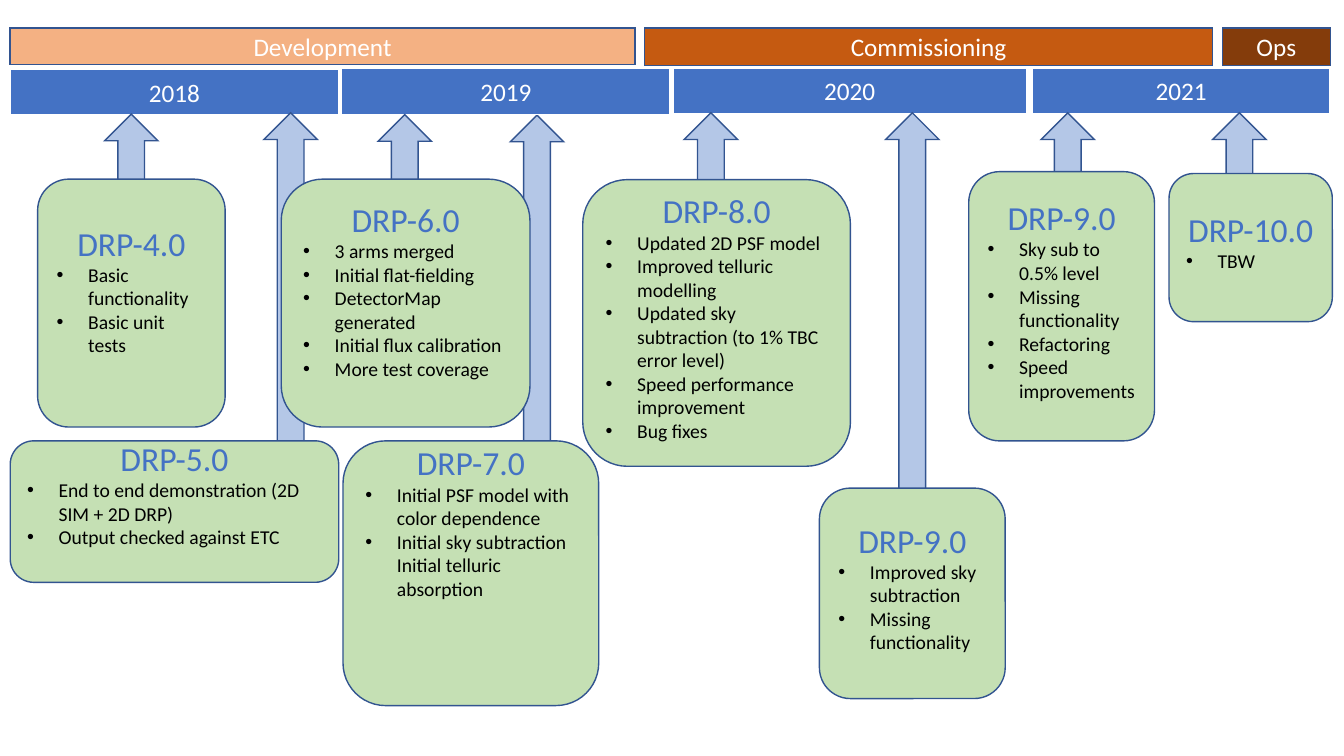
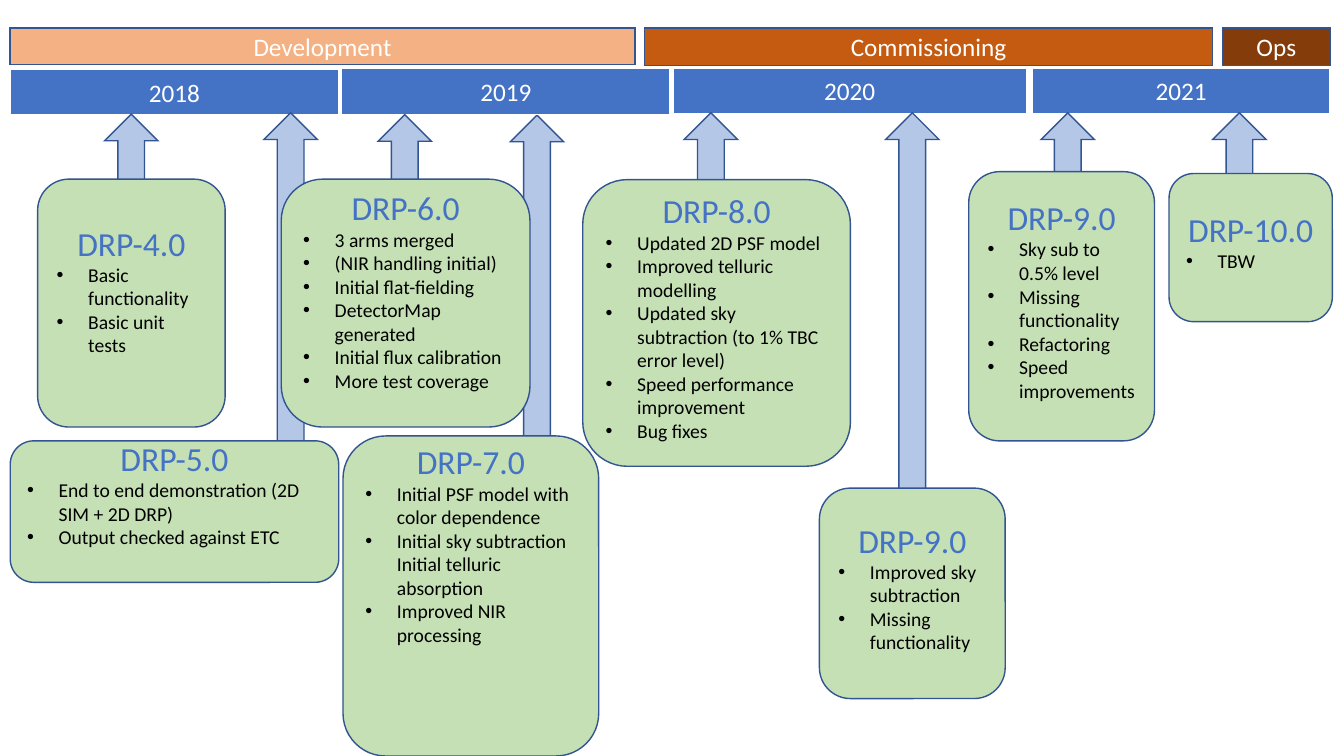
Before and after one commit to hassanxp/Shanghai2018, a slide deck: slide 10 of presentation-drp-plan/2DDRP-PresentationShanghai2018.pptx (slide 11 before the commit). Drawn at 1344x756 pixels with LibreOffice and Linux fonts; fonts in the diff are those of the drawing. Boxes give left, top, right and bottom in pixels: in the first picture for what was removed or moved away, otherwise in the second. Text is boxed around its words. In the diff, an @@ line names an element or a change of style, - is before the commit and + after.

```diff
--- a/presentation-drp-plan/2DDRP-PresentationShanghai2018.pptx
+++ b/presentation-drp-plan/2DDRP-PresentationShanghai2018.pptx
@@ text in rounded rectangle at bbox=[335, 256, 497, 274]: paragraph added @@
+• (NIR handling initial)
@@ rounded rectangle "DRP-7.0": place and size @@
-rounded rectangle "DRP-7.0" at bbox=[343, 441, 599, 706]
+rounded rectangle "DRP-7.0" at bbox=[343, 436, 599, 756]
@@ text in rounded rectangle at bbox=[397, 604, 506, 646]: paragraph added @@
+• Improved NIR processing
```
Also in this commit, not shown: 6 other slides changed, 1 other file.
